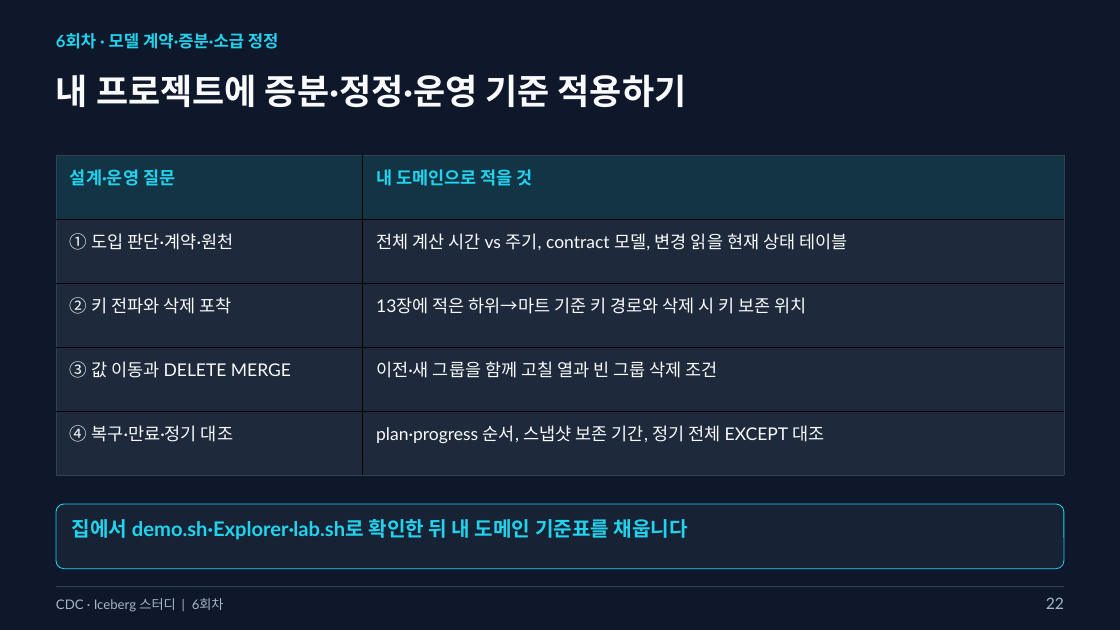
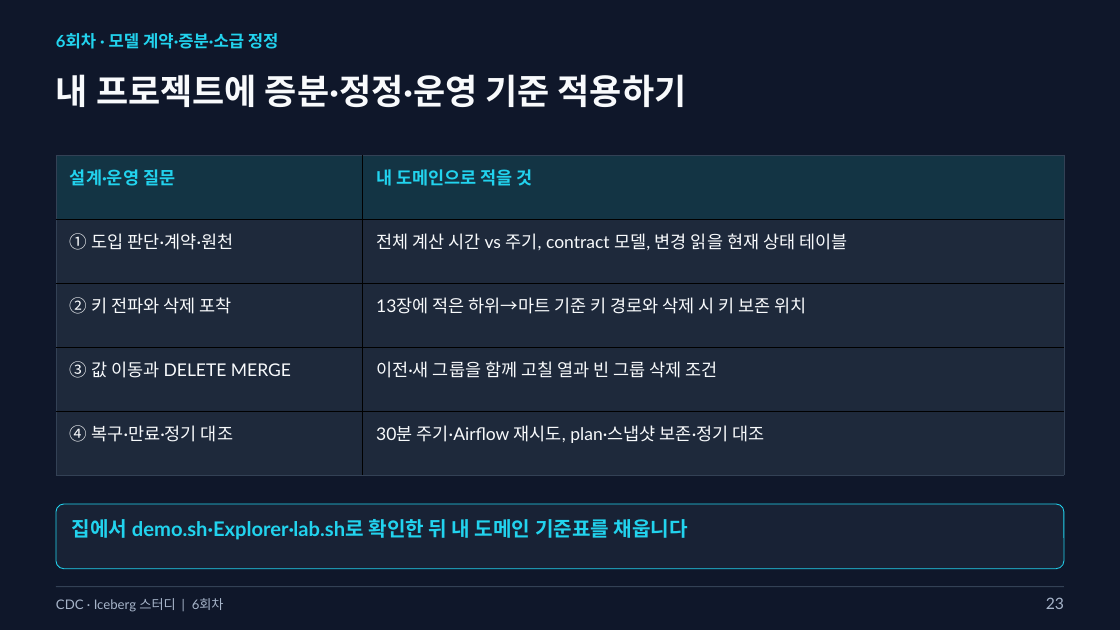
Before and after one commit to kim-dabin/cdc-lakehouse-study, a slide deck: slide 23 of labs/session06/slides/06-session06-student.pptx (slide 22 before the commit). Drawn at 1120x630 pixels with LibreOffice and Linux fonts; fonts in the diff are those of the drawing. Boxes give left, top, right and bottom in pixels: in the first picture for what was removed or moved away, otherwise in the second. Text is boxed around its words. In the diff, an @@ line names an element or a change of style, - is before the commit and + after.

```diff
--- a/labs/session06/slides/06-session06-student.pptx
+++ b/labs/session06/slides/06-session06-student.pptx
@@ table at box(56, 155, 1065, 475) @@
-row 5, column 2: plan·progress 순서, 스냅샷 보존 기간, 정기 전체 EXCEPT 대조
+row 5, column 2: 30분 주기·Airflow 재시도, plan·스냅샷 보존·정기 대조
@@ text at box(1046, 597, 1064, 609): text changed @@
-22
+23
```
Also in this commit, not shown: 1 other slide changed, 1 slide added, 2 other files.
